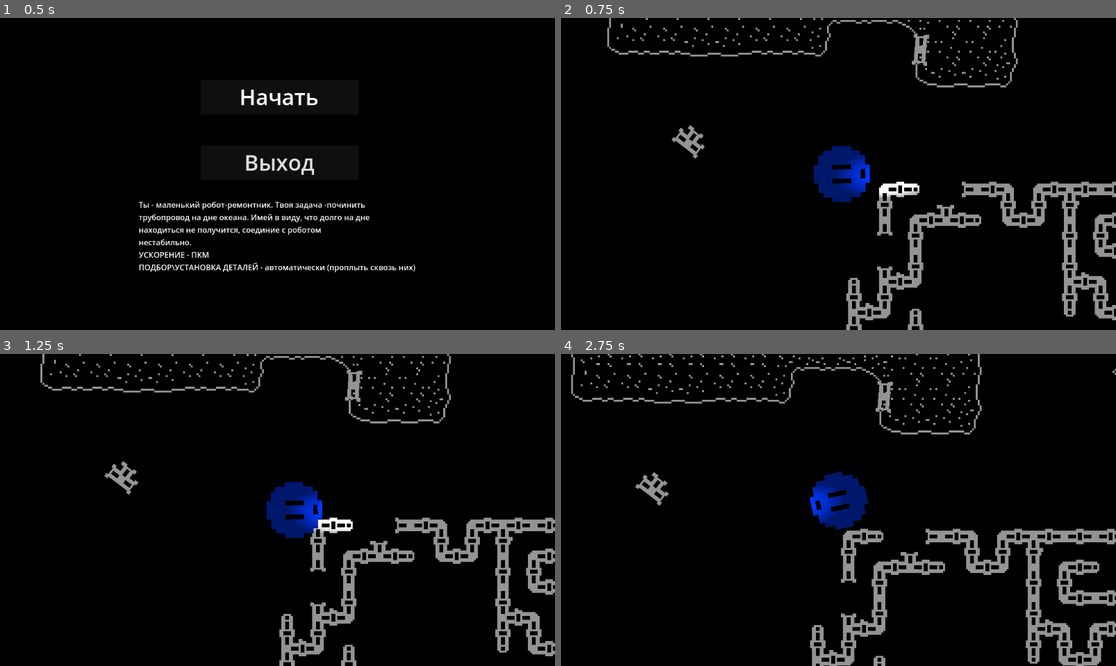
Above: before the commit, frames 1-4 (two rows, left to right).
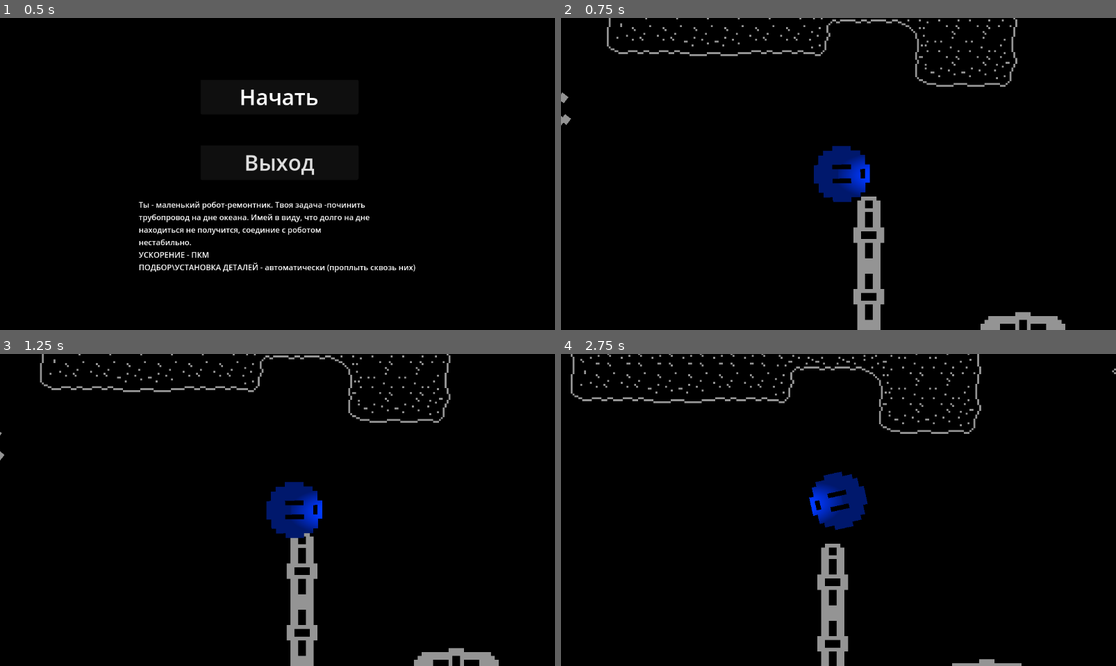
Above: after the commit, the same moments.

Repository: Overlord1704/PashtetJam1
Game: Godot game, scene res://scenes/StartMenu/start_menu.tscn
Same seed, same stepped clock (60 frames per second), same inputs: the game is played once before the commit and once after it.
Inputs (mouse positions are in pixels of both pictures, inside the frame that each line leads up to):
- Up to frame 1 (0.5 s): no input
- Up to frame 2 (0.75 s): click "Начать" at 0.5 s
- Up to frame 3 (1.25 s): no input
- Up to frame 4 (2.75 s): move the mouse to (960, 494) at 1.27 s; click (960, 494) at 1.42 s; move the mouse to (727, 525) at 2.02 s; click (727, 525) at 2.17 s

Frame 1 is identical in both runs. In frame 2, 7.9% of the frame differs, in the area x 0-100%, y 0-100%; in frame 3, 8.0%; in frame 4, 8.6%, in the area x 1-100%, y 0-100%.

Commit message:
размеры и генерация локации

Diff:
--- a/scenes/Level/Location.gd
+++ b/scenes/Level/Location.gd
@@ -1,5 +1,13 @@
 extends Node2D
 
+@export_category("Generation")
+@export var width: int = 12
+@export var height: int = 12
+@export var num_holes: int = 4
+@export var hole_min: int = 2
+@export var hole_max: int = 4
+@export var random_add: int = 32
+@export var random_sub: int = 8
 
 var _grid = []
 var _visited = []
@@ -33,27 +41,45 @@
 
 func _ready():
 
-	generate_grid(12, 12)
+	generate_grid()
 	generate_pipes()
 
 	build()
 
 
-func generate_grid(width, height):
+func generate_grid():
 	# создание решетки
 	_grid = []
 	for i in range(height):
 		var row = []
 		for j in range(width):
-			row.append(true)
+			if i % 3 == 0 or j % 3 == 0:
+				row.append(true)
+			else:
+				row.append(false)
 		_grid.append(row)
 
+	# произвольное добавление ячеек
+	for i in range(random_add):
+		var ri = randi_range(0, height - 1)
+		var rj = randi_range(0, width - 1)
+		_grid[ri][rj] = true
+
+	# произвольное убирание ячеек
+	for i in range(random_sub):
+		var ri = randi_range(0, height - 1)
+		var rj = randi_range(0, width - 1)
+		_grid[ri][rj] = false
+
 	var holes = []
 
-	var N = 5
-	while holes.size() < N:
-		var w = randi_range(width / 4, width / 2)
-		var h = randi_range(height / 4, height / 2)
+	var iter = 0
+	var max_iter = 100
+
+	var N = num_holes
+	while holes.size() < N and iter < max_iter:
+		var w = randi_range(hole_min, hole_max)
+		var h = randi_range(hole_min, hole_max)
 
 		var x = randi_range(-w, width - 1)
 		var y = randi_range(-h, height - 1)
@@ -62,15 +88,16 @@
 
 		var found = false
 		for hole: Rect2i in holes:
-			if hole.intersects(new_hole.grow(2)):
+			if hole.intersects(new_hole.grow(1)):
 				found = true
 
 		if not found:
 			holes.append(new_hole)
 
+		iter += 1
 		#_grid[y][x] = false
 
-	print(holes)
+	print(holes.size())
 
 	var counter = 0
 	for hole: Rect2i in holes:
@@ -147,7 +174,7 @@
 				#pipe_scene.position = Vector2(w, 0) + random_pos
 				var random_pos = spawn_pipe(w, h)
 				pipe_scene.position = random_pos
-				print(random_pos)
+				# print(random_pos)
 
 				pipe_scene.rotation = randf() * PI * 2.0
 			else:
--- a/scenes/Level/level.tscn
+++ b/scenes/Level/level.tscn
@@ -15,9 +15,10 @@
 layer_0/tile_data = PackedInt32Array(196605, 0, 1, 262141, 0, 2, 327677, 0, 2, 196606, 65536, 1, 262142, 65536, 2, 3276 …(19875 unchanged characters)…
 
 [node name="Location" parent="." instance=ExtResource("2_phj4u")]
-scale = Vector2(2, 2)
+scale = Vector2(4, 4)
 
 [node name="Player" parent="." instance=ExtResource("1_0m6js")]
+position = Vector2(0.75, 0.75)
 
 [node name="DirectionalLight2D" type="DirectionalLight2D" parent="."]
 scale = Vector2(4.05881, 1.8055)
Not shown, changed: TODO.md
